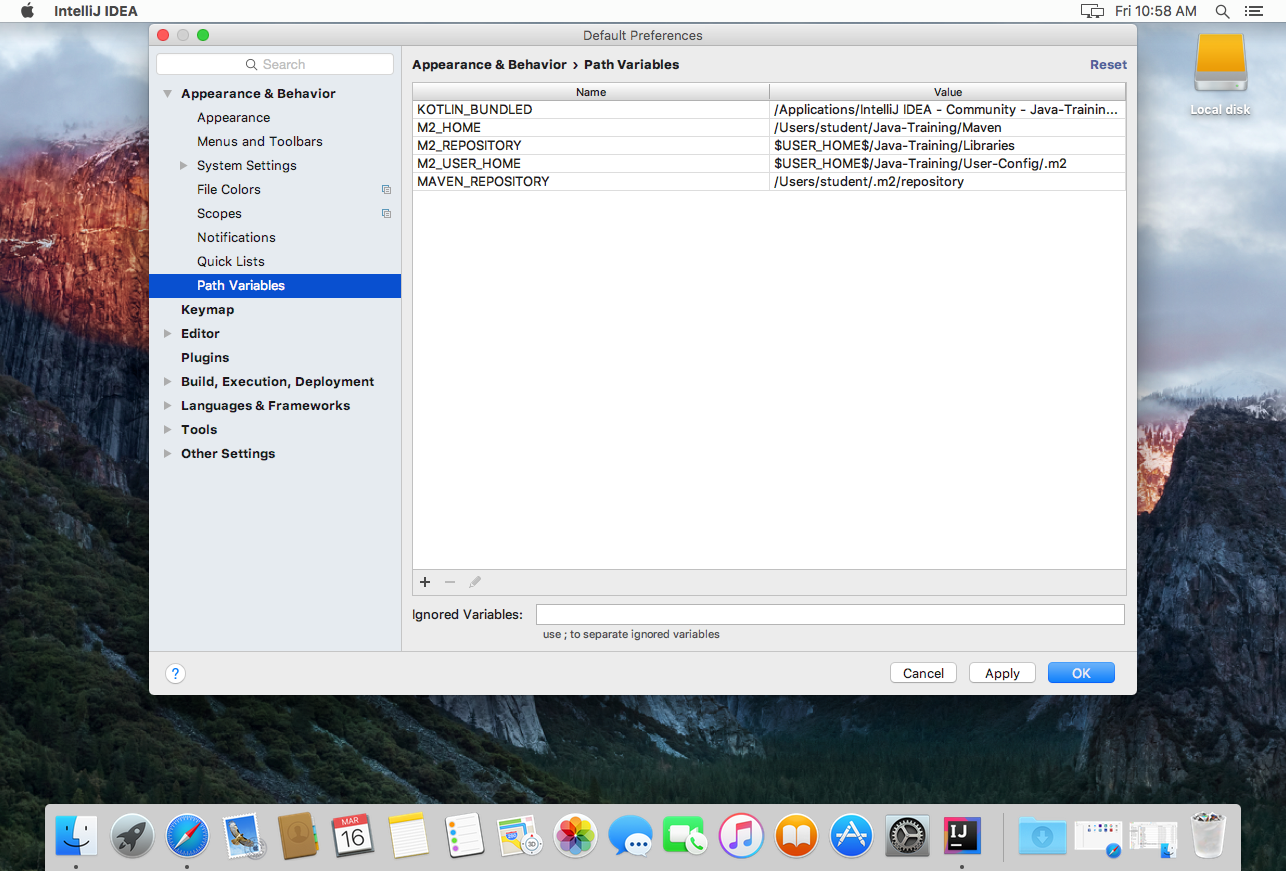
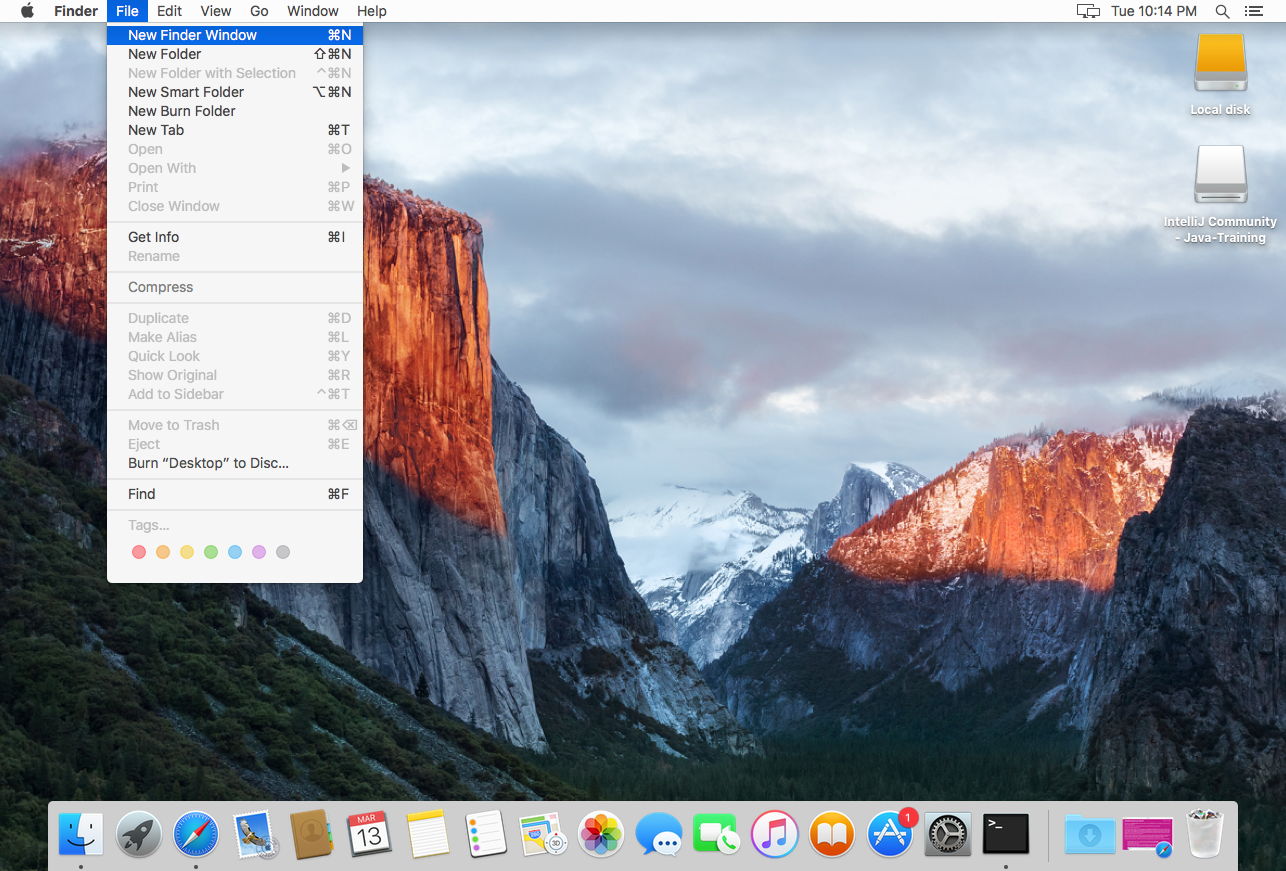
The second 1286px x 871px image is a revision of the first. Changes to its layers:
renamed "Layer 1" to "Shape 1", moved it above "Layer 1", painted on it over (x1=44, y1=0, x2=1283, y2=871)
renamed "Layer 2" to "Layer 1", painted on it over (x1=44, y1=0, x2=1283, y2=871)
